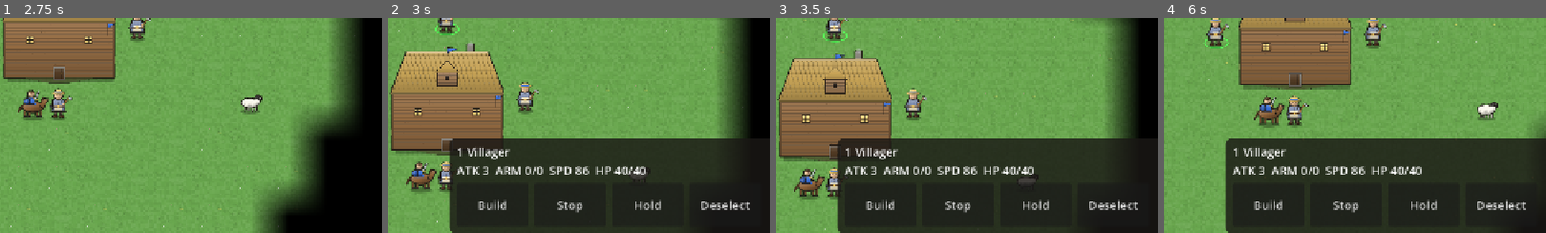
Above: before the commit, frames 1-4 (left to right).
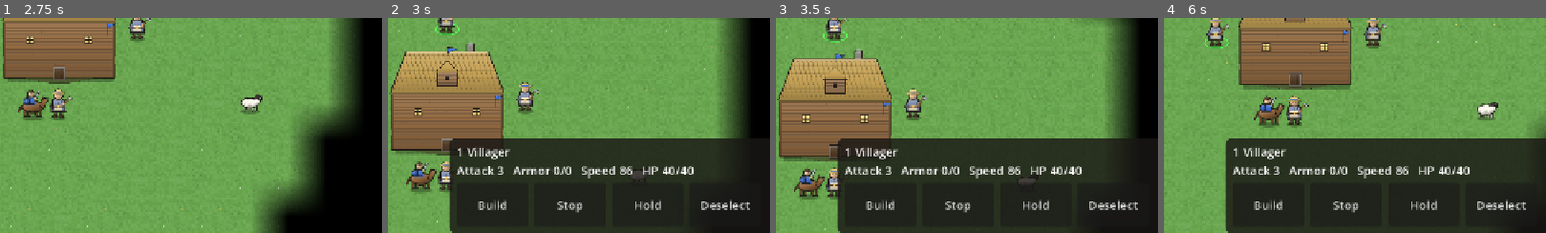
Above: after the commit, the same moments.

Repository: Pedrovbm1/medieval-rts
Game: Godot game, scene res://scenes/ui/main_menu.tscn
Same seed, same stepped clock (60 frames per second), same inputs: the game is played once before the commit and once after it.
Inputs:
- Up to frame 1 (2.75 s): click "New game" at 0.5 s; click "Easy" at 1.25 s; click "River Valley" at 2 s
- Up to frame 2 (3 s): click "Idle 4" at 2.75 s
- Up to frame 3 (3.5 s): no input
- Up to frame 4 (6 s): click "Build" at 3.5 s; click "House" at 4.25 s; click "✓ Confirm" at 5 s; click "Idle 3" at 5.75 s
The pictures show only the part of the screen within x 42-92%, y 48-98%; the shares and areas given below are measured in that part.

Frame 1 is identical in both runs. In frame 2, 1.7% of the frame differs, in the area x 20-81%, y 68-75%; in frame 3, 1.7%; in frame 4, 1.7%.

Commit message:
feat(F9): clarity pass and a 7-mission tutorial
- Production queue shows unit portraits from the atlas (research shows its
  name) instead of letters; stats read "Ataque / Armadura / Alcance /
  Velocidad / Vida"; unit counts use plurals; "Plaza Mayor" is now
  "Centro Urbano" everywhere.
- Tutorial: mission 5 builds a barracks and trains 2 militia before the
  raiders (mission 6); mission 7 walls the village. Tutorial starts with
  350 wood so the barracks is affordable.

Tests: content 36/36, defence 29/29, playtest 45/45, UX 24/24, build 36/36.

Co-Authored-By: Claude Fable 5.1 <noreply@anthropic.com>

Diff:
--- a/game/data/i18n/ui.csv
+++ b/game/data/i18n/ui.csv
@@ -28,7 +28,7 @@
 RES_STONE_MINE_NAME,Cantera,Stone quarry
 RES_BERRY_BUSH_NAME,Arbusto de bayas,Berry bush
 RES_CARCASS_NAME,Presa,Carcass
-BLDG_TOWN_CENTER_NAME,Plaza Mayor,Town Center
+BLDG_TOWN_CENTER_NAME,Centro Urbano,Town Center
 BLDG_HOUSE_NAME,Casa,House
 BLDG_LUMBER_CAMP_NAME,Aserradero,Lumber camp
 BLDG_MINING_CAMP_NAME,Campamento minero,Mining camp
@@ -140,10 +140,10 @@
 BLDG_BLACKSMITH_NAME,Herrería,Blacksmith
 BLDG_UNIVERSITY_NAME,Universidad,University
 BLDG_WATCH_TOWER_NAME,Torre de vigía,Watch tower
-STAT_ATTACK,ATQ,ATK
-STAT_ARMOR,ARM,ARM
-STAT_RANGE,ALC,RNG
-STAT_SPEED,VEL,SPD
+STAT_ATTACK,Ataque,Attack
+STAT_ARMOR,Armadura,Armor
+STAT_RANGE,Alcance,Range
+STAT_SPEED,Velocidad,Speed
 MENU_CONTINUE,Continuar partida,Continue
 MENU_NEW_GAME,Nueva partida,New game
 MENU_TUTORIAL,Tutorial,Tutorial
@@ -169,8 +169,8 @@
 TUT_3_TIP,"Selecciona un aldeano, toca Construir y elige Casa. Toca dónde ponerla y luego Confirmar. Las casas suben tu población.","Select a villager, tap Build and choose House. Tap where to place it, then Confirm. Houses raise your population."
 TUT_4_TITLE,Misión 4: Entrenar,Mission 4: Train
 TUT_4_TIP,Toca tu Centro Urbano y pulsa Aldeano para entrenar uno nuevo. Más aldeanos = más recursos.,Tap your Town Center and press Villager to train a new one. More villagers = more resources.
-TUT_5_TITLE,Misión 5: Defender,Mission 5: Defend
-TUT_5_TIP,¡Llegaron bandidos! Selecciona a tus milicianos (dedo quieto y recuadro) y toca a un enemigo para atacarlo.,"Bandits are here! Select your militia (hold, then drag a box) and tap an enemy to attack it."
+TUT_5_TITLE,Misión 5: Tu ejército,Mission 5: Your army
+TUT_5_TIP,"Antes de que lleguen problemas, prepara soldados: selecciona un aldeano, toca Construir y elige Cuartel. Cuando esté listo, toca el Cuartel y entrena 2 milicianos.","Get soldiers ready before trouble comes: select a villager, tap Build and choose Barracks. When it is done, tap the Barracks and train 2 militia."
 TUT_DONE,"¡Tutorial completado! Ya conoces lo básico: recolecta, construye, entrena, defiende y amuralla.","Tutorial complete! You know the basics: gather, build, train, defend and wall up."
 TUT_SKIP,Saltar,Skip
 TUT_MISSION,Misión %d de %d,Mission %d of %d
@@ -188,3 +188,22 @@
 ALERT_ARMY,¡Se acerca un ejército!,An army approaches!
 TUT_6_TITLE,Misión 6: Defiende tu aldea,Mission 6: Defend your village
 TUT_6_TIP,"Selecciona un aldeano, toca Construir y elige Empalizada. Toca donde empieza la muralla, luego donde termina …(277 unchanged characters)…
+STAT_HP,Vida,HP
+TUT_5B_TIP,"Toca el Cuartel y pulsa Miliciano dos veces. Mientras entrenan, los aldeanos pueden seguir trabajando.",Tap the Barracks and press Militia twice. Your villagers can keep working while they train.
+TUT_7_TITLE,Misión 7: Amuralla tu aldea,Mission 7: Wall your village
+TUT_7_TIP,"Selecciona un aldeano, toca Construir y elige Empalizada. Toca donde empieza la muralla, luego donde termina y pulsa ✓. Construye al menos 4 tramos. En Era II podrás poner Muralla de piedra, Puertas y Torres.","Select a villager, tap Build and choose Palisade. Tap where the wall starts, then where it ends, and press ✓. Build at least 4 segments. In Era II you can add Stone walls, Gates and Towers."
+UNIT_VILLAGER_PLURAL,Aldeanos,Villagers
+UNIT_SCOUT_PLURAL,Exploradores,Scouts
+UNIT_MILITIA_PLURAL,Milicianos,Militia
+UNIT_SPEARMAN_PLURAL,Lanceros,Spearmen
+UNIT_ARCHER_PLURAL,Arqueros,Archers
+UNIT_KNIGHT_PLURAL,Caballeros,Knights
+UNIT_RAM_PLURAL,Arietes,Rams
+UNIT_SKIRMISHER_PLURAL,Escaramuzadores,Skirmishers
+UNIT_SWORDSMAN_PLURAL,Espadachines,Swordsmen
+UNIT_MONK_PLURAL,Monjes,Monks
+UNIT_MANGONEL_PLURAL,Mangoneles,Mangonels
+UNIT_CAMEL_RIDER_PLURAL,Camelleros,Camel riders
+UNIT_SHEEP_PLURAL,Ovejas,Sheep
+UNIT_DEER_PLURAL,Ciervos,Deer
+UNIT_BOAR_PLURAL,Jabalíes,Boars
--- a/game/data/scenarios.json
+++ b/game/data/scenarios.json
@@ -441,8 +441,8 @@
 		"tutorial": true,
 		"resources": {
 			"0": {
-				"food": 200,
-				"wood": 200,
+				"food": 250,
+				"wood": 350,
 				"gold": 100,
 				"stone": 100
 			}
--- a/game/data/tutorial.json
+++ b/game/data/tutorial.json
@@ -47,13 +47,32 @@
 			"arrow": "town_center"
 		},
 		{
-			"id": "fight",
+			"id": "barracks",
 			"mission": 5,
 			"title_key": "TUT_5_TITLE",
 			"tip_key": "TUT_5_TIP",
+			"goal": "building_completed",
+			"building": "barracks",
+			"arrow": "own_villager"
+		},
+		{
+			"id": "militia",
+			"mission": 5,
+			"title_key": "TUT_5_TITLE",
+			"tip_key": "TUT_5B_TIP",
+			"goal": "units_trained",
+			"unit": "militia",
+			"count": 2,
+			"arrow": "barracks"
+		},
+		{
+			"id": "fight",
+			"mission": 6,
+			"title_key": "TUT_6_TITLE",
+			"tip_key": "TUT_6_TIP",
 			"goal": "enemies_dead",
 			"spawn_own": {
-				"militia": 4
+				"militia": 2
 			},
 			"spawn_enemy": {
 				"militia": 2
@@ -66,14 +85,14 @@
 		},
 		{
 			"id": "walls",
-			"mission": 6,
-			"title_key": "TUT_6_TITLE",
-			"tip_key": "TUT_6_TIP",
+			"mission": 7,
+			"title_key": "TUT_7_TITLE",
+			"tip_key": "TUT_7_TIP",
 			"goal": "buildings_completed",
 			"building": "palisade",
 			"count": 4,
 			"arrow": "own_villager"
 		}
 	],
-	"missions": 6
+	"missions": 7
 }
--- a/game/scenes/ui/hud.gd
+++ b/game/scenes/ui/hud.gd
@@ -53,6 +53,7 @@
 var group_buttons: Array[Button] = []
 var menu_button: Button
 var speed_button: Button
+var queue_row: HBoxContainer
 ## Main sets this when there is a real match to give up (not sandbox/tutorial).
 var can_resign: bool = false
 var pause_panel: PanelContainer = null
@@ -228,6 +229,8 @@
 func _set_mode(m: Mode) -> void:
 	var was_visible: bool = selection_panel.visible
 	mode = m
+	if queue_row != null and m != Mode.BUILDING:
+		queue_row.visible = false
 	for child: Node in actions.get_children():
 		actions.remove_child(child)
 		child.queue_free()
@@ -266,7 +269,11 @@
 	var parts: PackedStringArray = PackedStringArray()
 	for type_id: String in counts.keys():
 		var name_key: String = String(DataLoader.get_entry("units", type_id).get("name_key", type_id))
-		parts.append("%d %s" % [counts[type_id], tr(name_key)])
+		var plural_key: String = name_key.replace("_NAME", "_PLURAL")
+		var shown: String = tr(name_key)
+		if int(counts[type_id]) > 1 and tr(plural_key) != plural_key:
+			shown = tr(plural_key)
+		parts.append("%d %s" % [counts[type_id], shown])
 	selection_label.text = ", ".join(parts)
 	if _units.size() == 1 and is_instance_valid(_units[0]):
 		selection_label.text += "\n" + unit_stats_text(_units[0])
@@ -412,14 +419,52 @@
 		text += "  %s %d%%" % [tr("HUD_UNDER_CONSTRUCTION"), int(_building.build_progress * 100.0)]
 	elif not _building.gather_info().is_empty():
 		text += "  (%d/%d)" % [_building.workers.size(), int(_building.gather_info().get("workers", 1))]
+	_refresh_queue_row()
 	if not _building.queue.is_empty():
-		var names: PackedStringArray = PackedStringArray()
-		for id: String in _building.queue:
-			names.append("I" if TechSystem.is_research(id) else String(DataLoader.get_entry("units", id).get("placeholder_glyph", "?")))
-		text += "\n%s: %s  %d%%" % [tr("HUD_QUEUE"), " ".join(names), int(_building.train_progress() * 100.0)]
+		text += "\n%s: %d%%" % [tr("HUD_QUEUE"), int(_building.train_progress() * 100.0)]
 		if _building.blocked_by_pop:
 			text += "  " + tr("HUD_POP_FULL")
 	selection_label.text = text
+
+
+## The production queue as little portraits (unit idle frames from the atlas;
+## research shows the tech's short name) instead of letters like "Q Q Q".
+func _refresh_queue_row() -> void:
+	if queue_row == null:
+		queue_row = HBoxContainer.new()
+		queue_row.name = "QueueRow"
+		queue_row.add_theme_constant_override("separation", 4)
+		selection_label.get_parent().add_child(queue_row)
+		selection_label.get_parent().move_child(queue_row, selection_label.get_index() + 1)
+	for child: Node in queue_row.get_children():
+		queue_row.remove_child(child)
+		child.queue_free()
+	if _building == null or not is_instance_valid(_building) or _building.queue.is_empty():
+		queue_row.visible = false
+		return
+	queue_row.visible = true
+	for i: int in _building.queue.size():
+		var id: String = _building.queue[i]
+		if TechSystem.is_research(id):
+			var l: Label = Label.new()
+			var def: Dictionary = TechSystem.item_def(id)
+			l.text = tr(String(def.get("name_key", id)))
+			l.add_theme_font_size_override("font_size", 15)
+			l.custom_minimum_size = Vector2(0, 36)
+			l.vertical_alignment = VERTICAL_ALIGNMENT_CENTER
+			queue_row.add_child(l)
+			continue
+		var pic: TextureRect = TextureRect.new()
+		var at: AtlasTexture = AtlasTexture.new()
+		at.atlas = PlaceholderArt.texture()
+		at.region = PlaceholderArt.unit_frame(id, player_id, "idle")
+		pic.texture = at
+		pic.custom_minimum_size = Vector2(36, 36)
+		pic.expand_mode = TextureRect.EXPAND_IGNORE_SIZE
+		pic.stretch_mode = TextureRect.STRETCH_KEEP_ASPECT_CENTERED
+		pic.modulate = Color.WHITE if i == 0 else Color(1, 1, 1, 0.6)
+		pic.tooltip_text = tr(String(DataLoader.get_entry("units", id).get("name_key", id)))
+		queue_row.add_child(pic)
 	for id: String in type_buttons.keys():
 		var btn: Button = type_buttons[id]
 		if TechSystem.is_research(id):
@@ -655,8 +700,8 @@
 	if float(attack.get("range_px", 0.0)) > 0.0:
 		parts.append("%s %d" % [TranslationServer.translate("STAT_RANGE"), int(Combat.range_of(u))])
 	parts.append("%s %d" % [TranslationServer.translate("STAT_SPEED"), int(u.speed_px)])
-	parts.append("HP %d/%d" % [u.hp, u.max_hp])
-	return "  ".join(parts)
+	parts.append("%s %d/%d" % [TranslationServer.translate("STAT_HP"), u.hp, u.max_hp])
+	return "   ".join(parts)
 
 
 # ------------------------------------------------------------------ F8: minimap, groups, menu
--- a/game/systems/tutorial/tutorial_director.gd
+++ b/game/systems/tutorial/tutorial_director.gd
@@ -125,8 +125,16 @@
 
 func _on_unit_trained(u: Unit, _b: Building) -> void:
 	var step: Dictionary = current()
-	if u.owner_id == player_id and String(step.get("goal", "")) == "unit_trained" and u.unit_type == String(step.get("unit", "villager")):
+	if u.owner_id != player_id or u.unit_type != String(step.get("unit", "villager")):
+		return
+	var goal: String = String(step.get("goal", ""))
+	if goal == "unit_trained":
 		_go(index + 1)
+	elif goal == "units_trained":
+		_progress += 1.0
+		_count.text = "%s  %d/%d" % [tr("TUT_MISSION") % [int(step.get("mission", 1)), int(DataLoader.get_table("tutorial").get("missions", 7))], int(_progress), int(step.get("count", 2))]
+		if _progress >= float(step.get("count", 2)):
+			_go(index + 1)
 
 
 ## Mission 5: a squad for the player and a small band of raiders nearby.
@@ -168,6 +176,10 @@
 			var tc2: Building = _own_tc()
 			if tc2 != null:
 				return tc2.position + Vector2(0, -tc2.rect().size.y * 0.5)
+		"barracks":
+			for b: Building in world.buildings:
+				if b.owner_id == player_id and b.building_type == "barracks":
+					return b.position + Vector2(0, -b.rect().size.y * 0.5)
 		"enemies":
 			for e: Unit in _enemies:
 				if is_instance_valid(e) and not e.is_dead:
--- a/game/tests/test_f9_content.gd
+++ b/game/tests/test_f9_content.gd
@@ -99,13 +99,38 @@
 	check(tut.current().get("id") == "train", "building a house completes mission 3")
 	world.construction.enqueue(tc, "villager")
 	await _wait_until(func() -> bool: return tut.current().get("id") != "train", 90.0)
-	check(tut.current().get("id") == "fight", "training a villager completes mission 4")
-	check(tut.enemies().size() == 2, "mission 5 brings raiders")
+	check(tut.current().get("id") == "barracks", "training a villager completes mission 4; mission 5 asks for barracks")
+	var bspot: Vector2i = world.find_building_spot("barracks", tc.position)
+	var barracks: Building = world.construction.start_construction(0, "barracks", bspot, villagers)
+	check(barracks != null, "the tutorial gives enough wood for a barracks")
+	await _wait_until(func() -> bool: return tut.current().get("id") != "barracks", 200.0)
+	check(tut.current().get("id") == "militia", "a finished barracks asks for 2 militia")
+	world.construction.enqueue(barracks, "militia")
+	world.construction.enqueue(barracks, "militia")
+	await _wait_until(func() -> bool: return tut.current().get("id") != "militia", 120.0)
+	check(tut.current().get("id") == "fight", "2 militia trained: the raiders come")
+	check(tut.enemies().size() == 2, "mission 6 brings raiders")
 	var squad: Array[Unit] = world.units.filter(func(u: Unit) -> bool: return u.owner_id == 0 and u.unit_type == "militia")
-	check(squad.size() == 4, "and a militia squad for the player")
+	check(squad.size() == 4, "the player has 4 militia (2 trained + 2 given)")
 	world.combat.attack_move(squad, tut.enemies()[0].position)
-	await _wait_until(func() -> bool: return tut.done, 90.0)
-	check(tut.done, "beating the raiders finishes the tutorial")
+	await _wait_until(func() -> bool: return tut.current().get("id") != "fight", 90.0)
+	check(tut.current().get("id") == "walls", "beating the raiders leads to the wall mission")
+	GameState.add_resource(0, "wood", 100)
+	var origin: Vector2i = world.world_to_cell(villagers[0].position)
+	var line: Array[Vector2i] = []
+	for dy: int in range(-12, 13):
+		for dx: int in range(-12, 9):
+			var a: Vector2i = origin + Vector2i(dx, dy)
+			var cells: Array[Vector2i] = World.line_cells(a, a + Vector2i(3, 0))
+			if cells.all(func(c: Vector2i) -> bool: return world.can_place("palisade", c, villagers)):
+				line = cells
+				break
+		if not line.is_empty():
+			break
+	var made: Array[Building] = world.construction.start_wall_line(0, "palisade", line, villagers)
+	check(made.size() == 4, "4 palisade foundations placed for the last mission (%d)" % made.size())
+	await _wait_until(func() -> bool: return tut.done, 200.0)
+	check(tut.done, "4 palisade segments finish the tutorial")
 	check(not main.rules.ended, "the tutorial does not trigger a defeat or victory")
 	await _close()
 
--- a/game/tests/test_f9_defense.gd
+++ b/game/tests/test_f9_defense.gd
@@ -169,10 +169,10 @@
 
 func test_g_tutorial_has_a_wall_mission() -> void:
 	var steps: Array = DataLoader.get_table("tutorial").get("steps", [])
-	check(steps.size() == 7 and String(Dictionary(steps[6]).get("id", "")) == "walls", "mission 6 asks for a palisade")
+	check(steps.size() == 9 and String(Dictionary(steps[8]).get("id", "")) == "walls", "the last mission asks for a palisade")
 	await _open("tutorial")
 	var tut: TutorialDirector = main.tutorial
-	tut._go(6)
+	tut._go(8)
 	check(tut.current().get("id") == "walls", "the director reaches the wall mission")
 	var v: Unit = _villager()
 	var a: Vector2i = world.world_to_cell(v.position) + Vector2i(4, 2)
--- a/game/tests/tools/flip_check.gd
+++ b/game/tests/tools/flip_check.gd
@@ -34,6 +34,14 @@
 		for i: int in units.size():
 			units[i].position = farm.position + Vector2(-60 + (i % 5) * 30, -50 + (i / 5) * 60)
 		cam.position = farm.position
+	if OS.has_environment("REALM_QUEUE"):
+		# Town Center selected with a production queue: portraits in the panel.
+		var tc: Building = world.place_building("town_center", 0, world.world_to_cell(units[0].position) + Vector2i(2, -5))
+		GameState.add_resource(0, "food", 1000)
+		for id: String in ["villager", "villager", "scout"]:
+			world.construction.enqueue(tc, id)
+		sel.select_building(tc)
+		cam.position = tc.position
 	if OS.has_environment("REALM_BUILD_MENU"):
 		var villagers: Array[Unit] = units.filter(func(u: Unit) -> bool: return u.can_gather())
 		sel.set_selection(villagers)
